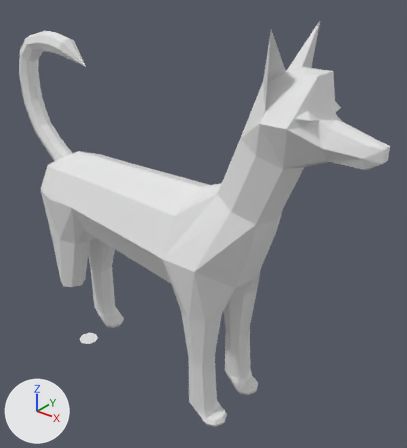
One commit to the glTF model 3d/dog/little-blocks.glb: the scene before it, then after it.
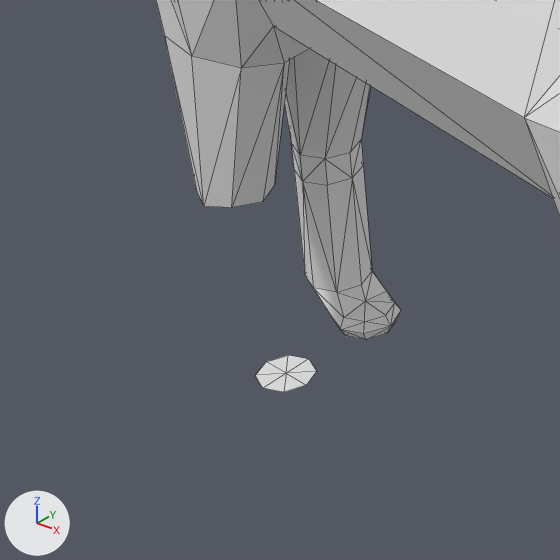
Each version is shown whole from a camera (50 mm lens) standing at (11.1, -12.96, 7.94) and looking at (0.16, 0.71, -0.54), then close up on the part from 0% to 43% of the width and 50% to 88% of the height. The lights are fixed; the arrows at lower left show +X, +Y and +Z. The close-ups show mesh edges as thin lines. Vertices at the same position are counted once.

Names of what the first close-up shows: 'Dog'.
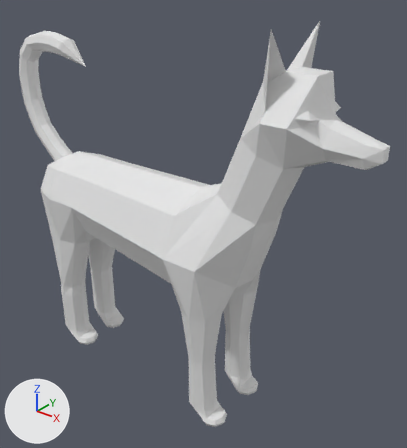
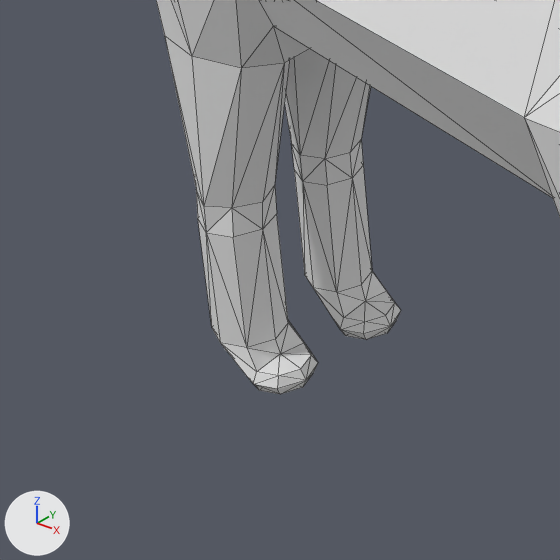
Changed parts and their boxes [x1, y1, x2, y2] in the close-ups (560 x 560 px):
```json
{"object": "Dog", "change": "reshaped", "before": [156, 0, 560, 392], "after": [156, 0, 560, 394]}
{"part": 1, "of": "me_dog", "change": "built on", "before": [256, 355, 316, 392], "after": [196, 185, 318, 394]}
```

The change, as JSON lines over the scene's bpy script:
```json
{"block": "me_dog", "where": "# used by ob_dog; location = (0.0, 0.0, 0.0)"}
{"op": "remove", "block": "me_dog", "code": "me_dog.from_pydata(...)  # 404 vertices, 788 faces; spans x -8.17..6.4, y -1.91..1.91, z -7.0..6.3"}
{"op": "add", "block": "me_dog", "code": "me_dog.from_pydata(...)  # 436 vertices, 867 faces; spans x -8.17..6.4, y -1.91..1.91, z -7.0..6.3"}
{"block": "me_dog", "change": "me_dog part 1"}
{"block": "me_dog", "change": "9 vertices are removed from x -5.4..-4.6, y -1.1..-0.3, z -7.0"}
{"block": "me_dog", "change": "8 faces are deleted"}
{"block": "me_dog", "change": "39 vertices are added at x -6.02..-4.52, y -1.3..-0.28, z -7.0..-4.7"}
{"block": "me_dog", "change": "84 new faces join them"}
```
